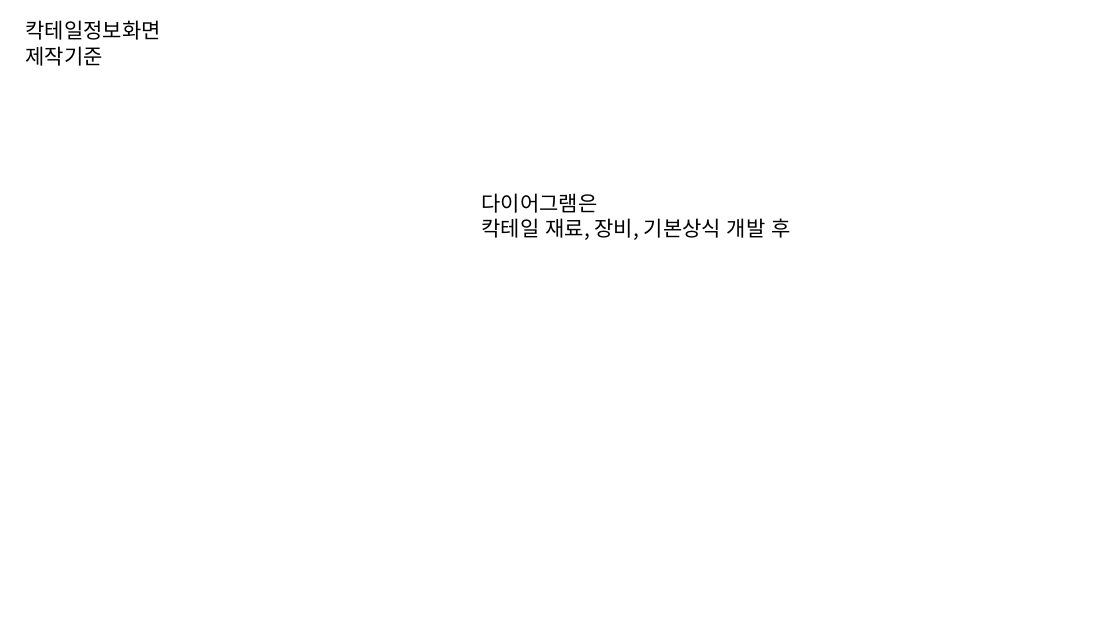
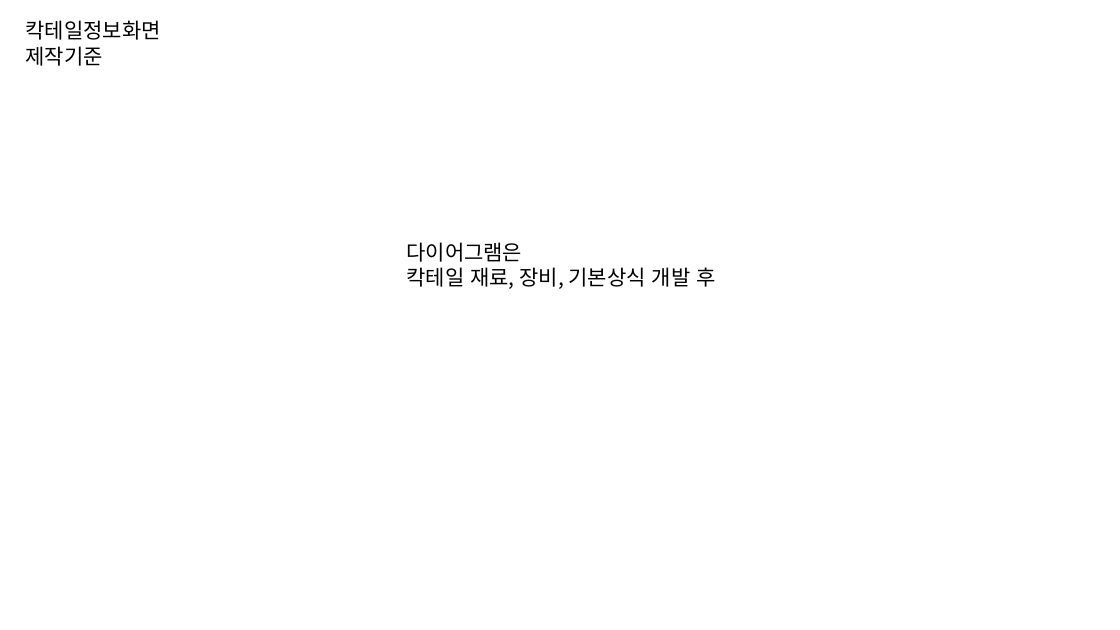
Before and after one commit to byungmeo/CockFit, a slide deck: slide 25 of Documents/4.제작보고서/제작보고서 자료.pptx. Drawn at 1120x630 pixels with LibreOffice and Linux fonts; fonts in the diff are those of the drawing. Boxes give left, top, right and bottom in pixels: in the first picture for what was removed or moved away, otherwise in the second. Text is boxed around its words. In the diff, an @@ line names an element or a change of style, - is before the commit and + after.

```diff
--- a/Documents/4.제작보고서/제작보고서 자료.pptx
+++ b/Documents/4.제작보고서/제작보고서 자료.pptx
@@ text "다이어그램은": place and size @@
-text "다이어그램은" at (482,193,790,240)
+text "다이어그램은" at (406,242,715,289)
```
Also in this commit, not shown: 2 other slides changed, 1 other file.
